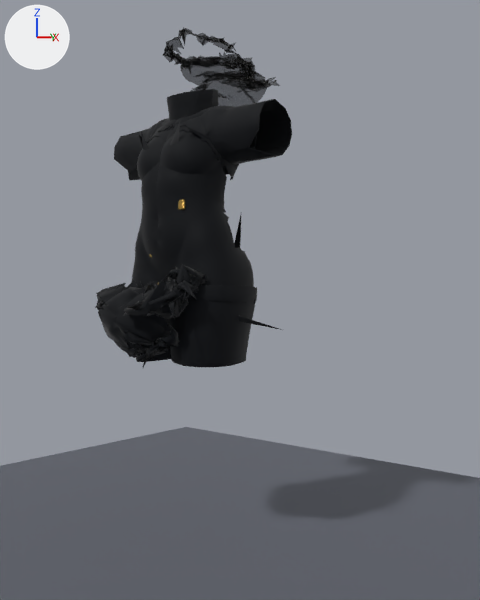
The Blender file Assets/GenWorks/siroino-military-sheer-romper-large/Source/Blender/SiroinoMilitarySheerRomperLarge.blend: old version first, new version second.
One viewpoint serves both versions: a 50 mm lens placed at (1.113, -1.155, 0.642), pointed at (0.077, 0.074, 0.638). The axes (+X, +Y, +Z) are drawn at upper left. The lights are the same throughout. The older version comes first.

The first picture shows 'Military_Asymmetric_Front_Flap', 'Military_Fitted_Shorts', 'Military_Opaque_Bodice', 'Military_Sheer_Back', 'Military_Sleeve_L', 'Military_Sleeve_R', 'Military_Standing_Collar', 'Military_Waist_Belt', 'Review_Floor' and 1 more.
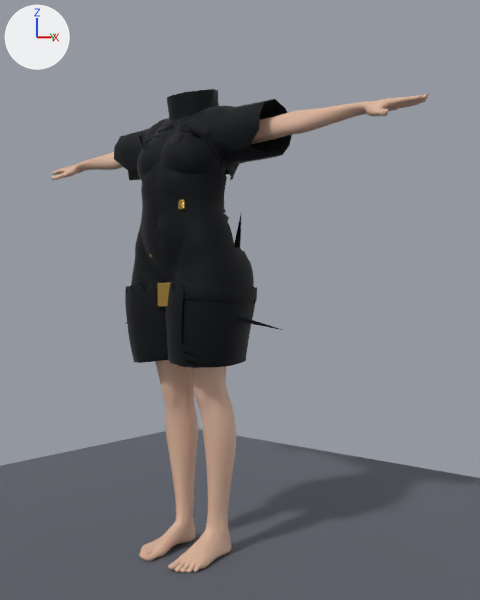
Pixel boxes (x1, y1, x2, y2) of what changed, in the pictures (480 x 600 px):
'SiroinoSotai_PC', added: after (51, 94, 429, 573)
'Military_Asymmetric_Front_Flap', reshaped, modifiers changed (35% narrower, 15% shorter): before (95, 264, 207, 368); after (125, 280, 198, 368)
'Military_Sheer_Back', reshaped, modifiers changed (mostly hidden afterwards): before (163, 27, 280, 107); after (223, 166, 226, 173)
part 1 of me_military_sheer_back_mesh, deleted: before (163, 27, 280, 107)

Diff of the bpy script that builds the scene:
```diff
--- a/Assets/GenWorks/siroino-military-sheer-romper-large/Source/Blender/SiroinoMilitarySheerRomperLarge.blend.py
+++ b/Assets/GenWorks/siroino-military-sheer-romper-large/Source/Blender/SiroinoMilitarySheerRomperLarge.blend.py
@@ mat_mat_siroinosotai_review_skin @@
+mat_mat_siroinosotai_review_skin = principled_material('MAT_SiroinoSotai_Review_Skin')
+mat_mat_siroinosotai_review_skin.base_color = (0.73, 0.47, 0.34)  # beige #deb69e
+mat_mat_siroinosotai_review_skin.roughness = 0.55
+mat_mat_siroinosotai_review_skin.subsurface_weight = 0.06
@@ me_military_sheer_back_mesh @@
 # used by ob_military_sheer_back; location = (0.0, 0.0, 0.0)
-me_military_sheer_back_mesh.from_pydata(...)  # 4868 vertices, 9736 faces; spans x -0.16..0.117, y -0.024..0.25, z 1.156..1.309
+me_military_sheer_back_mesh.from_pydata(...)  # 724 vertices, 1234 faces; spans x -0.122..0.122, y -0.05..0.076, z 0.697..1.062
+# me_military_sheer_back_mesh part 1: 4868 vertices removed from x -0.16..0.117, y -0.024..0.25, z 1.156..1.309
+# other edits to the shape of me_military_sheer_back_mesh do not show in these pictures
 me_military_sheer_back_mesh.materials.append(mat_mat_sheer_back_mesh)
@@ me_military_asymmetric_front_flap_mesh @@
 # used by ob_military_asymmetric_front_flap; location = (0.0, 0.0, 0.0)
-me_military_asymmetric_front_flap_mesh.from_pydata(...)  # 1482 vertices, 3015 faces; spans x -0.209..0.155, y -0.232..-0.025, z 0.487..0.714
+me_military_asymmetric_front_flap_mesh.from_pydata(...)  # 196 vertices, 288 faces; spans x -0.168..0.109, y -0.125..-0.029, z 0.489..0.683
+# me_military_asymmetric_front_flap_mesh part 2: 1482 vertices removed from x -0.209..0.155, y -0.232..-0.025, z 0.487..0.714; 196 vertices added at x -0.168..0.109, y -0.125..-0.029, z 0.489..0.683
 me_military_asymmetric_front_flap_mesh.materials.append(mat_mat_military_black_fabric)
@@ me_siroinosotai_pc_mesh @@
+me_siroinosotai_pc_mesh.from_pydata(...)  # 8421 vertices, 16704 faces; spans x -0.588..0.588, y -0.128..0.06, z 0.035..1.143
+me_siroinosotai_pc_mesh.materials.append(mat_mat_siroinosotai_review_skin)  # beige #deb69e
@@ ob_military_sheer_back @@
 ob_military_sheer_back.location = (0.0, 0.0, 0.0)
+_m = ob_military_sheer_back.modifiers.new('Fabric thickness', 'SOLIDIFY')
+_m.thickness = 0.0008
+_m.offset = 1.0
+_m.use_even_offset = True
+_m = ob_military_sheer_back.modifiers.new('Finished edge', 'BEVEL')
+_m.width = 0.000336
+_m.width_pct = 0.000336
+_m.segments = 2
@@ ob_military_asymmetric_front_flap @@
 ob_military_asymmetric_front_flap.location = (0.0, 0.0, 0.0)
+_m = ob_military_asymmetric_front_flap.modifiers.new('Fabric thickness', 'SOLIDIFY')
+_m.thickness = 0.0022
+_m.offset = 1.0
+_m.use_even_offset = True
+_m = ob_military_asymmetric_front_flap.modifiers.new('Finished edge', 'BEVEL')
+_m.width = 0.000924
+_m.width_pct = 0.000924
+_m.segments = 2
@@ ob_siroinosotai_pc @@
+ob_siroinosotai_pc = bpy.data.objects.new('SiroinoSotai_PC', me_siroinosotai_pc_mesh)
+ob_siroinosotai_pc.location = (0.0, 0.0, 0.0)
```
